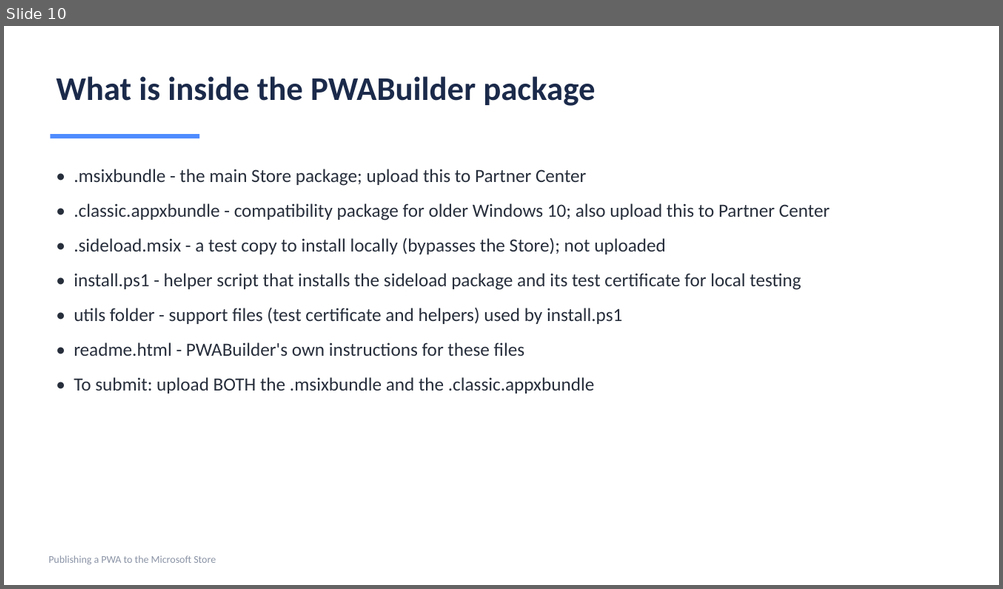
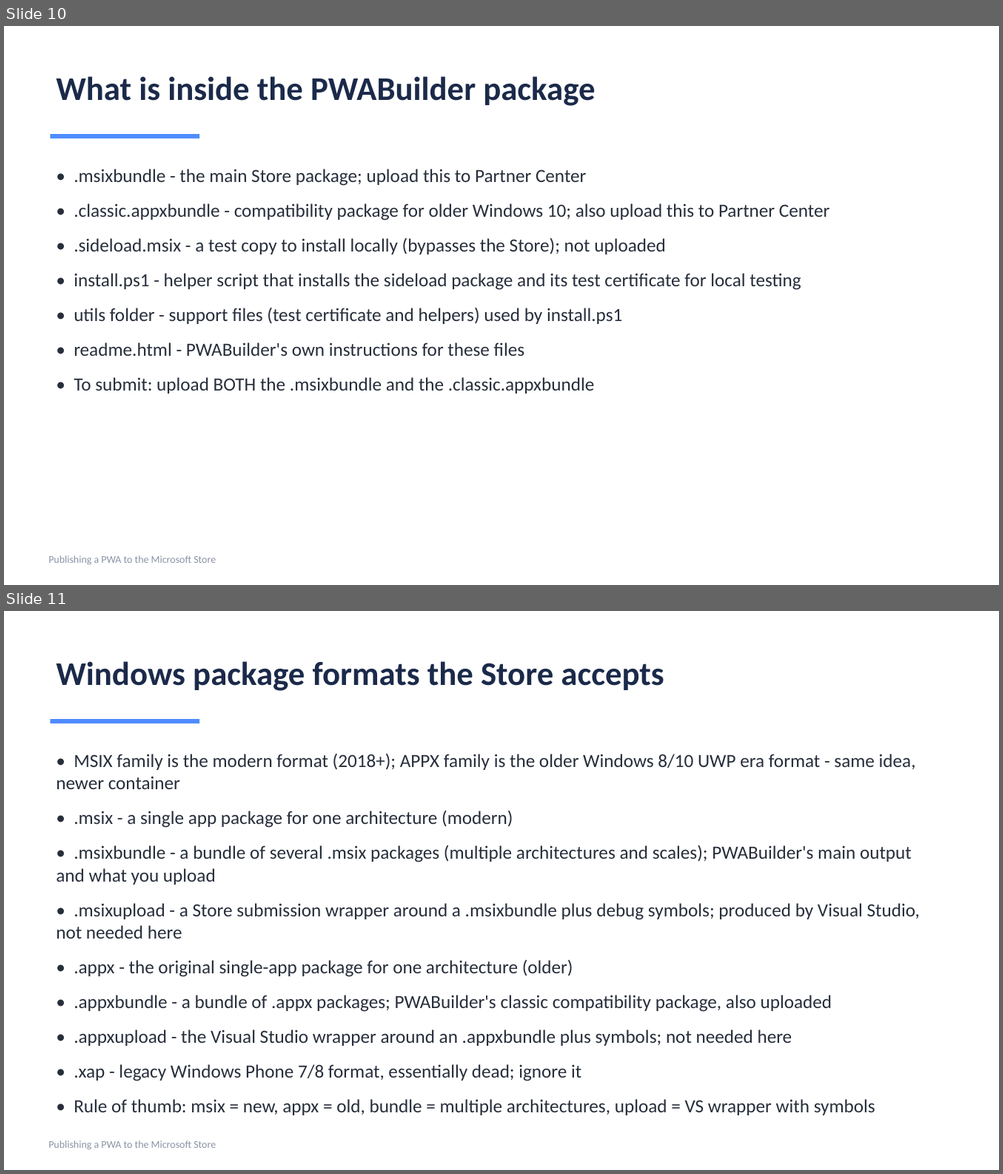
Before and after one commit to vijayatmicrosoft/number-tiles-pwa, a slide deck: Publishing-PWA-to-Microsoft-Store.pptx. Shown one above the other, each under a label of ours: slide 10 before the commit, slides 10 and 11 after it. The pictures are 1003x589 and 1003x1174 pixels, drawn with LibreOffice and Linux fonts; fonts in the diff are those of the drawing. Boxes give left, top, right and bottom in pixels: in the first picture for what was removed or moved away, otherwise in the second. Text is boxed around its words. In the diff, an @@ line names an element or a change of style, - is before the commit and + after.

Commit message:
Add Windows package formats explainer slide

```diff
--- a/Publishing-PWA-to-Microsoft-Store.pptx
+++ b/Publishing-PWA-to-Microsoft-Store.pptx
@@ slide 11 added at (x1=4, y1=611, x2=999, y2=1170), background #FFFFFF @@
@@ text added at (x1=56, y1=661, x2=663, y2=691), 32 pt, text #1B2A4A, bold @@
+Windows package formats the Store accepts
@@ rectangle added at (x1=51, y1=719, x2=199, y2=723), fill #4F8CFF @@
@@ text added at (x1=56, y1=754, x2=919, y2=1116), 18 pt, text #272E3B @@
+• MSIX family is the modern format (2018+); APPX family is the older Windows 8/10 UWP era format - same idea, newer container
+• .msix - a single app package for one architecture (modern)
+• .msixbundle - a bundle of several .msix packages (multiple architectures and scales); PWABuilder's main output and what you upload
+• .msixupload - a Store submission wrapper around a .msixbundle plus debug symbols; produced by Visual Studio, not needed here
+• .appx - the original single-app package for one architecture (older)
+• .appxbundle - a bundle of .appx packages; PWABuilder's classic compatibility package, also uploaded
+• .appxupload - the Visual Studio wrapper around an .appxbundle plus symbols; not needed here
+• .xap - legacy Windows Phone 7/8 format, essentially dead; ignore it
+• Rule of thumb: msix = new, appx = old, bundle = multiple architectures, upload = VS wrapper with symbols
@@ text added at (x1=48, y1=1141, x2=216, y2=1150), 10 pt, text #8A93A5 @@
+Publishing a PWA to the Microsoft Store
```
Also in this commit, not shown: 1 other file.
